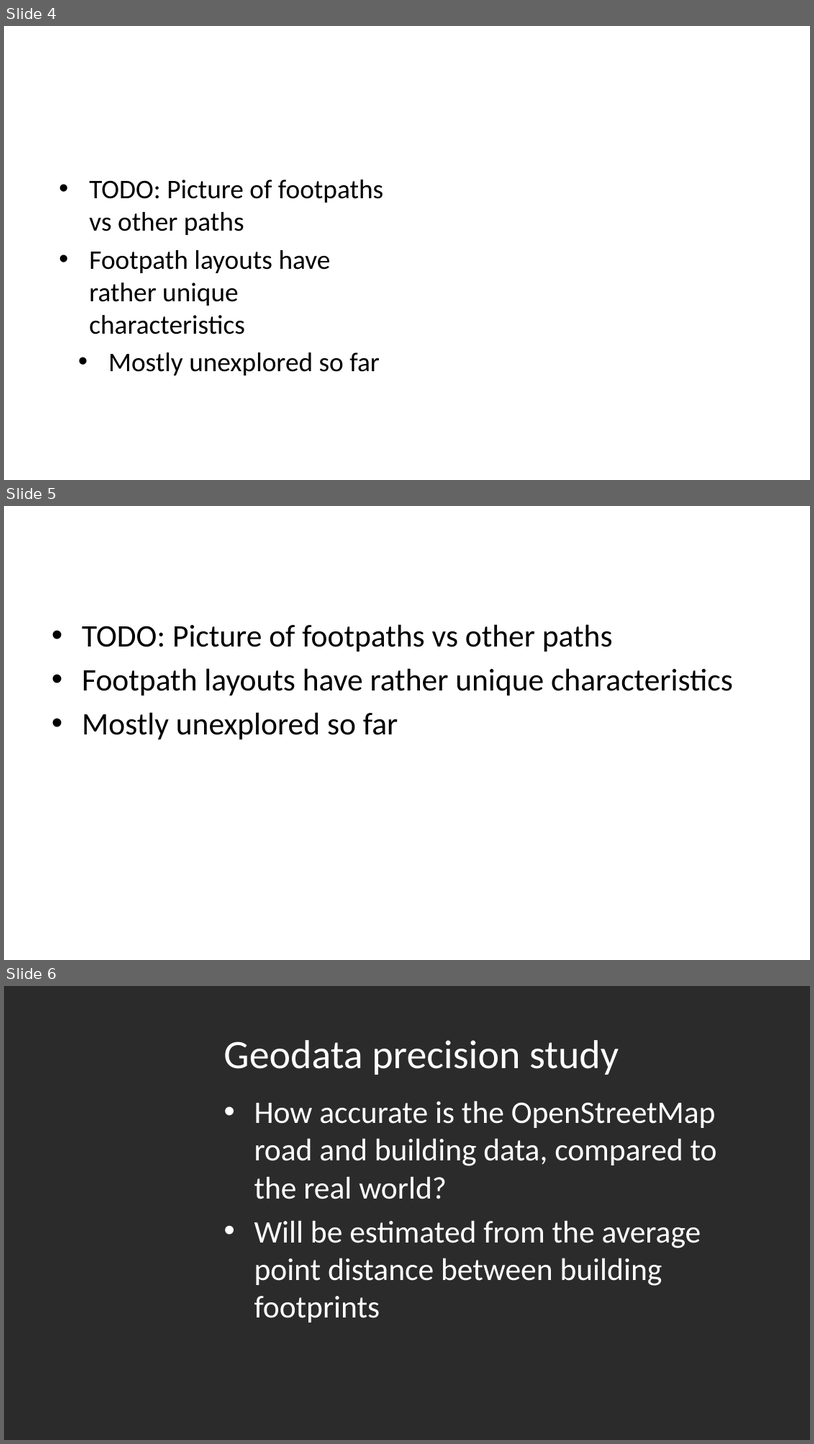
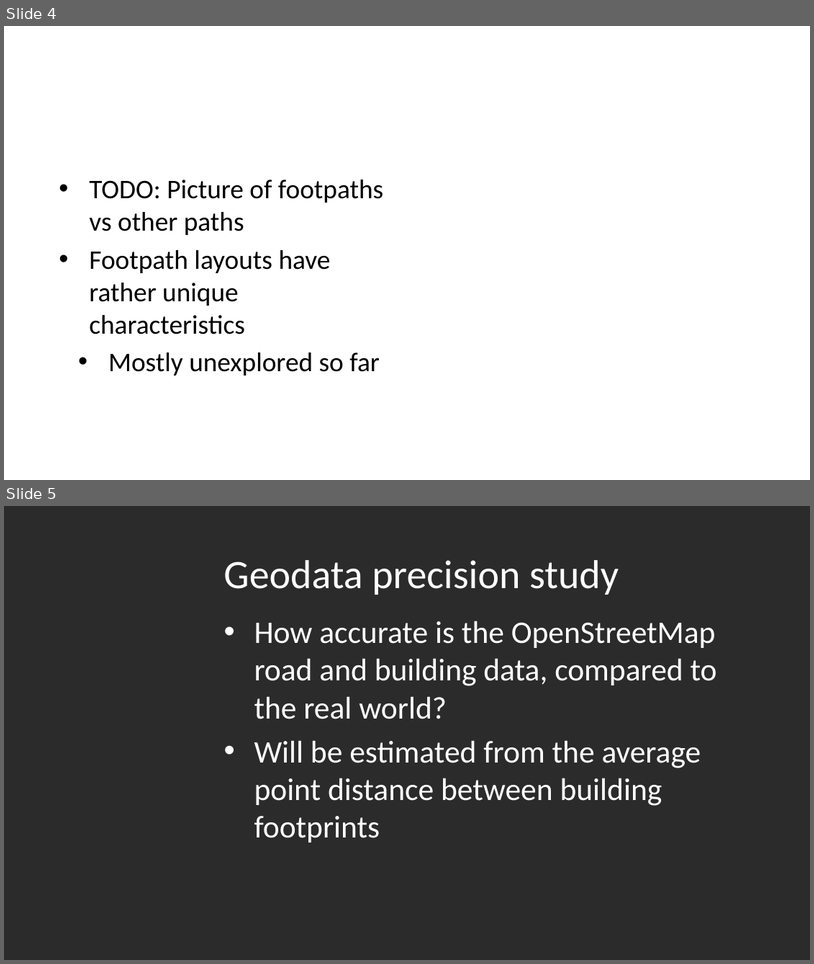
Before and after one commit to Alexander-Hjelm/footpath-planning, a slide deck: presentation/presentation.odp. Shown one above the other, each under a label of ours: slides 4, 5 and 6 before the commit, slides 4 and 5 after it. The pictures are 814x1444 and 814x964 pixels, drawn with LibreOffice and Linux fonts; fonts in the diff are those of the drawing; background and template pictures are left out; a plain dark background stands for a picture behind light text. Boxes give left, top, right and bottom in pixels: in the first picture for what was removed or moved away, otherwise in the second. Text is boxed around its words. In the diff, an @@ line names an element or a change of style, - is before the commit and + after.

```diff
--- a/presentation/presentation.odp
+++ b/presentation/presentation.odp
@@ slide 5 removed at (4, 506, 810, 960), background picture (left out) @@
@@ title removed at (44, 529, 771, 596) @@
-Why footpaths?
@@ text removed at (82, 624, 733, 739) @@
-• TODO: Picture of footpaths vs other paths
-• Footpath layouts have rather unique characteristics
-• Mostly unexplored so far
@@ what was slide 6 is now slide 5 @@
```
Also in this commit, not shown: 1 other file.
